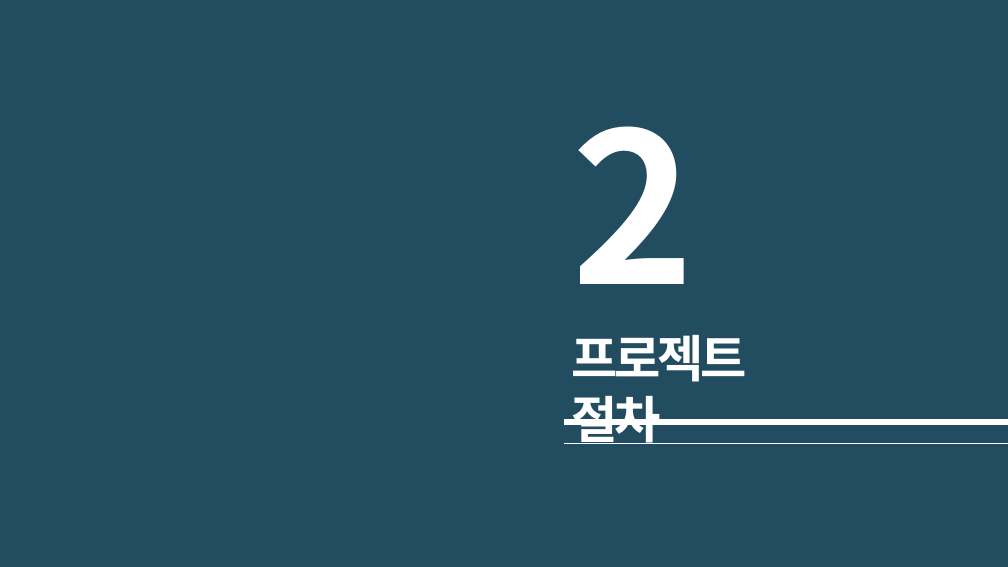
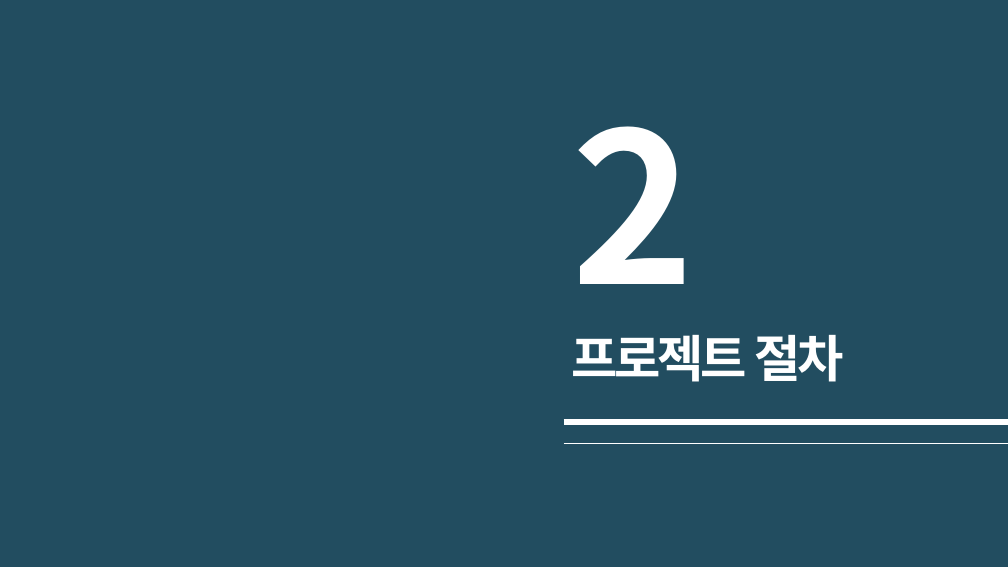
Before and after one commit to JeongYoonBaek/A11_BCS, a slide deck: slide 6 of 최종PPT/(C언어)A11_4조_BCS 최종발표.pptx. Drawn at 1008x567 pixels with LibreOffice and Linux fonts; fonts in the diff are those of the drawing. Boxes give left, top, right and bottom in pixels: in the first picture for what was removed or moved away, otherwise in the second. Text is boxed around its words. In the diff, an @@ line names an element or a change of style, - is before the commit and + after.

```diff
--- a/최종PPT/(C언어)A11_4조_BCS 최종발표.pptx
+++ b/최종PPT/(C언어)A11_4조_BCS 최종발표.pptx
@@ text "프로젝트 절차" rewrapped from [571, 335, 747, 444] to [571, 335, 845, 382] @@
```
Also in this commit, not shown: 13 other slides changed.
